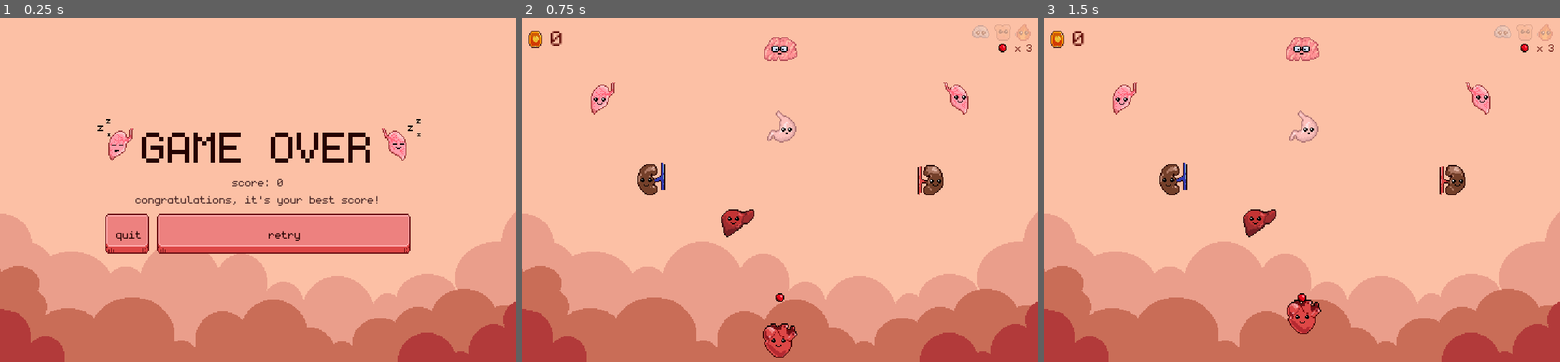
Above: before the commit, frames 1-3 (left to right).
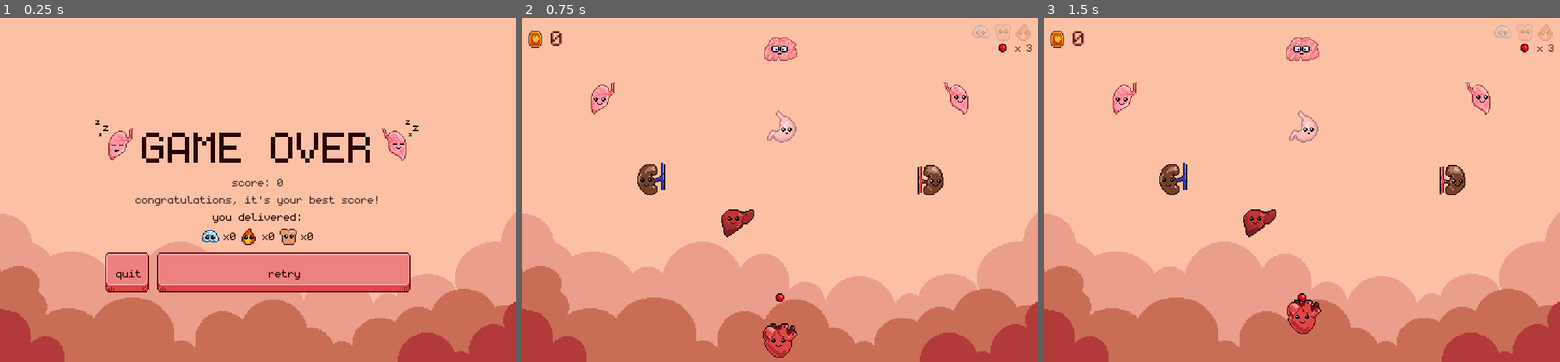
Above: after the commit, the same moments.

Repository: dmitriy-shmilo/arkabeat
Game: Godot game, scene res://screens/game_over/game_over.tscn
The game is run twice, just before and just after one commit, with the same random seed, the same clock (stepped at 60 frames per second) and the same inputs. This scene is started directly instead of the project's main scene. Sound files missing from this copy of the repository are replaced by a short silence.
Inputs (mouse positions are in pixels of both pictures, inside the frame that each line leads up to):
- Up to frame 1 (0.25 s): no input
- Up to frame 2 (0.75 s): click "retry" at 0.5 s
- Up to frame 3 (1.5 s): tap Enter at 1.25 s; move the mouse to (1332, 190) at 1.27 s

The runs differ from the first frame. In frame 1, 12% of the frame differs, in the area x 18-82%, y 29-80%; in frame 2, nothing differs; in frame 3, nothing differs.
Error in both runs: Trying to assign value of type 'AnimatedSprite' to a variable of type 'Sprite'. (res://bat/bat.gd:11)

Commit message:
Track gained resources to show on game over

Diff:
--- a/src/persisted_settings.gd
+++ b/src/persisted_settings.gd
@@ -4,6 +4,11 @@
 
 var best_score = 0
 var last_score = 0
+var gained_resources = {
+	Organ.RESOURCE_TYPE.OXYGEN : 0,
+	Organ.RESOURCE_TYPE.NUTRITION : 0,
+	Organ.RESOURCE_TYPE.ENERGY : 0,
+}
 var sfx_volume: float = MAX_VOLUME setget set_sfx_volume
 var music_volume: float = MAX_VOLUME setget set_music_volume
 var enable_particles = true
--- a/src/screens/game_over/game_over.gd
+++ b/src/screens/game_over/game_over.gd
@@ -2,6 +2,9 @@
 
 onready var _score_label = $VBoxContainer/ScoreLabel
 onready var _best_score_label = $VBoxContainer/BestScoreLabel
+onready var _oxygen_label = $VBoxContainer/HBoxContainer3/OxygenLabel
+onready var _energy_label = $VBoxContainer/HBoxContainer3/EnergyLabel
+onready var _nutrition_label = $VBoxContainer/HBoxContainer3/NutritionLabel
 
 func _ready():
 	_score_label.text = "score: " + str(PersistedSettings.last_score)
@@ -11,6 +14,13 @@
 	else:
 		_best_score_label.text = "your best score was: " + str(PersistedSettings.best_score)
 
+	_oxygen_label.text = "x" \
+		+ str(PersistedSettings.gained_resources[Organ.RESOURCE_TYPE.OXYGEN])
+	_energy_label.text = "x" \
+		+ str(PersistedSettings.gained_resources[Organ.RESOURCE_TYPE.ENERGY])
+	_nutrition_label.text = "x" \
+		+ str(PersistedSettings.gained_resources[Organ.RESOURCE_TYPE.NUTRITION])
+
 
 func _on_QuitButton_pressed():
 	get_tree().change_scene("res://screens/title/title.tscn")
--- a/src/screens/game_over/game_over.tscn
+++ b/src/screens/game_over/game_over.tscn
@@ -30,6 +30,18 @@
 [sub_resource type="AtlasTexture" id=5]
 atlas = ExtResource( 5 )
 region = Rect2( 64, 160, 32, 32 )
+
+[sub_resource type="AtlasTexture" id=6]
+atlas = ExtResource( 6 )
+region = Rect2( 0, 0, 16, 16 )
+
+[sub_resource type="AtlasTexture" id=7]
+atlas = ExtResource( 6 )
+region = Rect2( 16, 0, 16, 16 )
+
+[sub_resource type="AtlasTexture" id=8]
+atlas = ExtResource( 6 )
+region = Rect2( 32, 0, 16, 16 )
 
 [node name="Control" type="Control"]
 anchor_right = 1.0
@@ -70,7 +82,6 @@
 
 [node name="AnimatedSprite" type="AnimatedSprite" parent="VBoxContainer/HBoxContainer/LeftIcon"]
 frames = SubResource( 4 )
-frame = 1
 playing = true
 
 [node name="Title" type="Label" parent="VBoxContainer/HBoxContainer"]
@@ -93,7 +104,6 @@
 [node name="AnimatedSprite2" type="AnimatedSprite" parent="VBoxContainer/HBoxContainer/RightIcon"]
 position = Vector2( 32, 0 )
 frames = SubResource( 4 )
-frame = 1
 playing = true
 
 [node name="ScoreLabel" type="Label" parent="VBoxContainer"]
@@ -112,10 +122,65 @@
 text = "best score"
 align = 1
 
-[node name="HBoxContainer2" type="HBoxContainer" parent="VBoxContainer"]
+[node name="Label" type="Label" parent="VBoxContainer"]
 margin_top = 89.0
 margin_right = 288.0
-margin_bottom = 134.0
+margin_bottom = 102.0
+text = "you delivered:"
+align = 1
+
+[node name="HBoxContainer3" type="HBoxContainer" parent="VBoxContainer"]
+margin_top = 106.0
+margin_right = 288.0
+margin_bottom = 122.0
+alignment = 1
+
+[node name="OxygenIcon" type="TextureRect" parent="VBoxContainer/HBoxContainer3"]
+margin_left = 83.0
+margin_right = 99.0
+margin_bottom = 16.0
+texture = SubResource( 6 )
+
+[node name="OxygenLabel" type="Label" parent="VBoxContainer/HBoxContainer3"]
+margin_left = 103.0
+margin_top = 1.0
+margin_right = 121.0
+margin_bottom = 14.0
+text = "x 0"
+align = 1
+
+[node name="EnergyIcon" type="TextureRect" parent="VBoxContainer/HBoxContainer3"]
+margin_left = 125.0
+margin_right = 141.0
+margin_bottom = 16.0
+texture = SubResource( 7 )
+
+[node name="EnergyLabel" type="Label" parent="VBoxContainer/HBoxContainer3"]
+margin_left = 145.0
+margin_top = 1.0
+margin_right = 163.0
+margin_bottom = 14.0
+text = "x 0"
+align = 1
+
+[node name="NutritionIcon" type="TextureRect" parent="VBoxContainer/HBoxContainer3"]
+margin_left = 167.0
+margin_right = 183.0
+margin_bottom = 16.0
+texture = SubResource( 8 )
+
+[node name="NutritionLabel" type="Label" parent="VBoxContainer/HBoxContainer3"]
+margin_left = 187.0
+margin_top = 1.0
+margin_right = 205.0
+margin_bottom = 14.0
+text = "x 0"
+align = 1
+
+[node name="HBoxContainer2" type="HBoxContainer" parent="VBoxContainer"]
+margin_top = 126.0
+margin_right = 288.0
+margin_bottom = 171.0
 
 [node name="QuitButton" type="Button" parent="VBoxContainer/HBoxContainer2"]
 margin_right = 44.4022
--- a/src/screens/main/main.gd
+++ b/src/screens/main/main.gd
@@ -42,7 +42,6 @@
 	Organ.RESOURCE_TYPE.OXYGEN : 0,
 	Organ.RESOURCE_TYPE.NUTRITION : 0,
 	Organ.RESOURCE_TYPE.ENERGY : 0,
-	Organ.RESOURCE_TYPE.SLOW_DOWN : 0,
 }
 
 
@@ -51,6 +50,9 @@
 	emit_signal("lives_changed", _lives)
 	_music.stream_paused = false
 	_music.play()
+
+	for res in _resources.keys():
+		PersistedSettings.gained_resources[res] = 0
 
 
 func _unhandled_key_input(event: InputEventKey):
@@ -163,16 +165,20 @@
 			_resources[organ.consumed_resource] = 0
 			emit_signal("resource_lost", organ.consumed_resource)
 
-		var res = organ.retrieve_resource()
-
-		if res == Organ.RESOURCE_TYPE.NONE:
+		# TODO: this is mess
+		var res = organ.provided_resource
+		if not _resources.has(res):
+			organ.retrieve_resource()
 			return
 
 		if _resources[res] > 0:
 			return
 
+		organ.retrieve_resource()
+
 		_set_score(_score +  organ.score_mod)
 		_resources[res] = 1
+		PersistedSettings.gained_resources[res] += 1
 		emit_signal("resource_gained", res)
 
 
Not shown: 1 places in src/screens/game_over/game_over.tscn that only renumber resources
Not shown: 1 places in src/screens/main/main.tscn that only renumber resources
